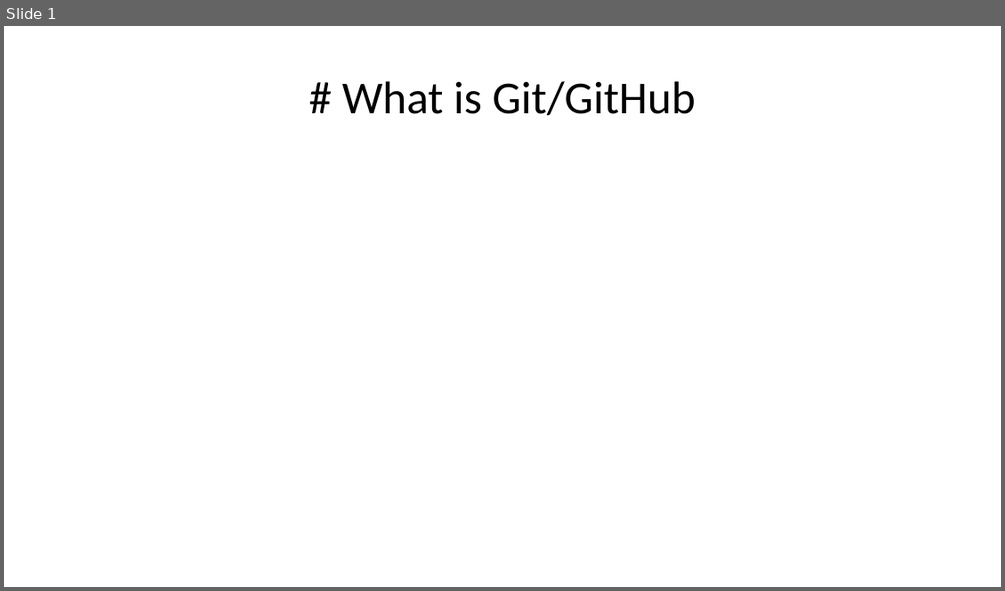
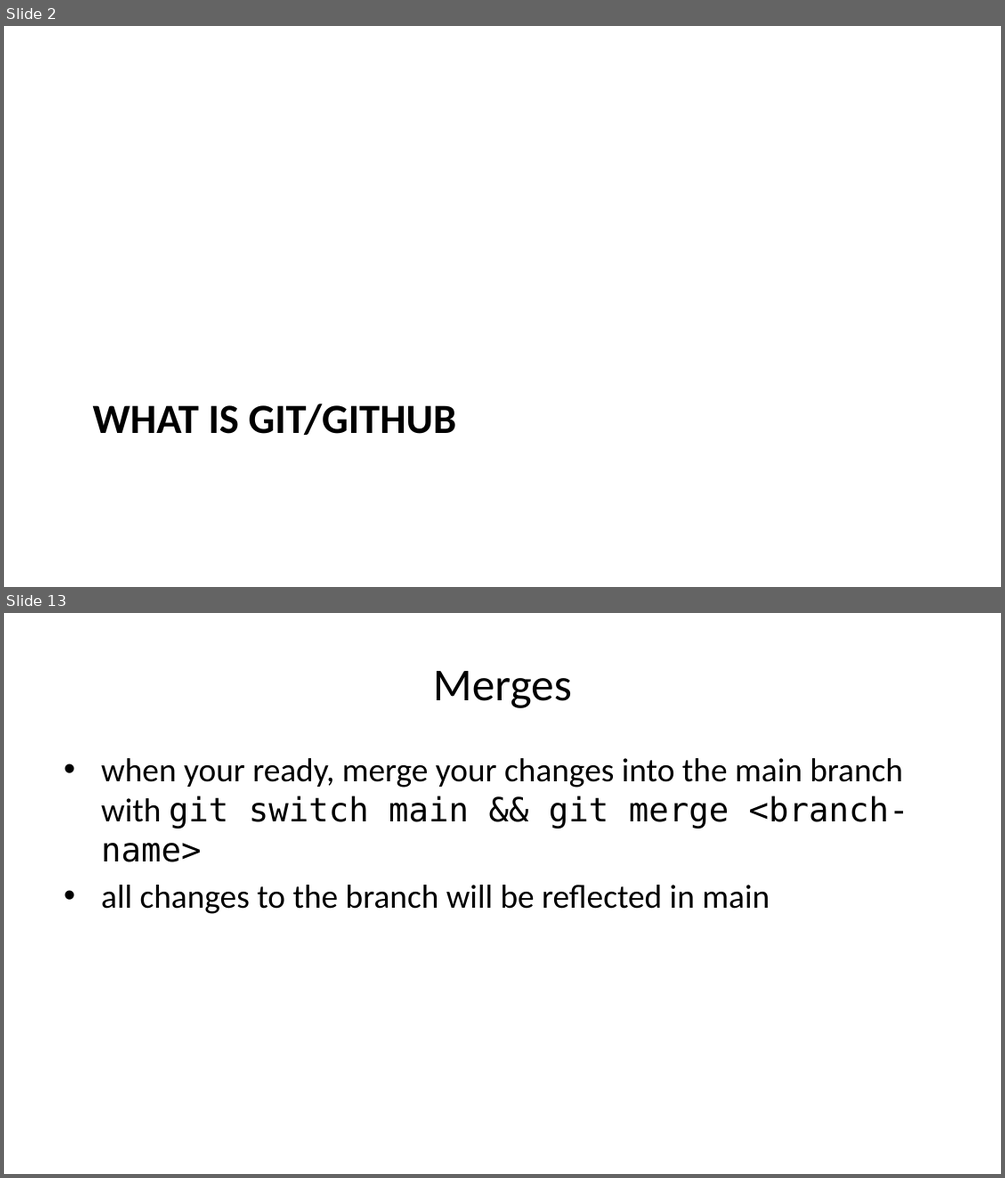
Before and after one commit to dhelgerson/ObsidianVault, a slide deck: git-pres.pptx. Shown one above the other, each under a label of ours: slide 1 before the commit, slides 2 and 13 after it; the slides between them are not shown. The pictures are 1005x591 and 1005x1178 pixels, drawn with LibreOffice and Linux fonts; fonts in the diff are those of the drawing. Boxes give left, top, right and bottom in pixels: in the first picture for what was removed or moved away, otherwise in the second. Text is boxed around its words. In the diff, an @@ line names an element or a change of style, - is before the commit and + after.

```diff
--- a/git-pres.pptx
+++ b/git-pres.pptx
@@ slide 13 added at [4, 613, 1001, 1174], background #FFFFFF @@
@@ title added at [433, 671, 572, 708], 33 pt, text #000000 @@
+Merges
@@ text added at [101, 758, 909, 914], 24 pt, text #000000 @@
+• when your ready, merge your changes into the main branch with git switch main && git merge <branch-name>
+• all changes to the branch will be reflected in main
@@ what was slide 1 is now slide 2 @@
@@ slide 2 changed as well @@
@@ title "WHAT IS GIT/GITHUB" at [93, 403, 457, 435]: vertical alignment middle to top @@
@@ title at [93, 403, 457, 435]: text changed; size 33 to 30 pt; bold on @@
-# What is Git/GitHub
+WHAT IS GIT/GITHUB
```
Also in this commit, not shown: 1 other slide changed, 19 other slides added, 1 other file.
